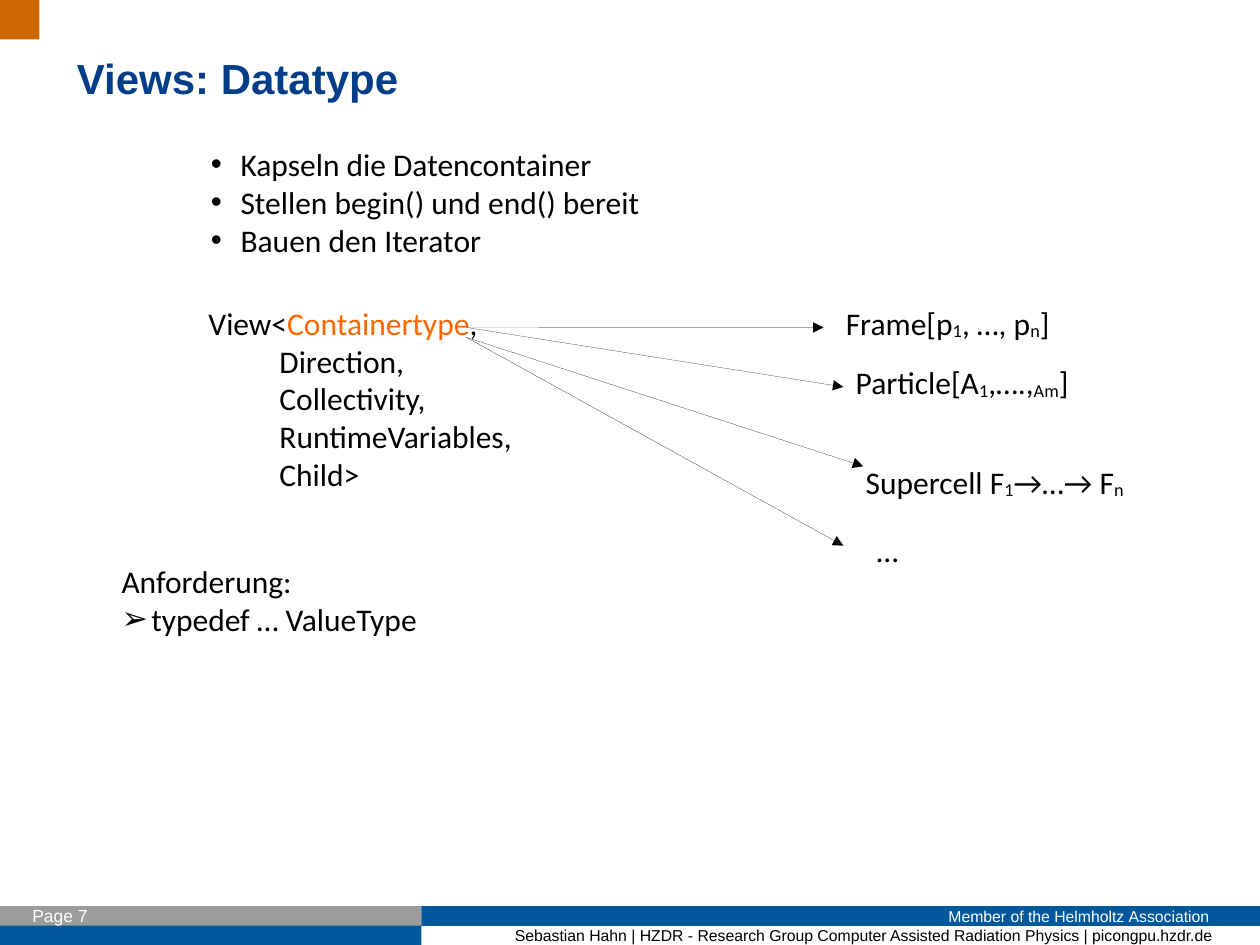
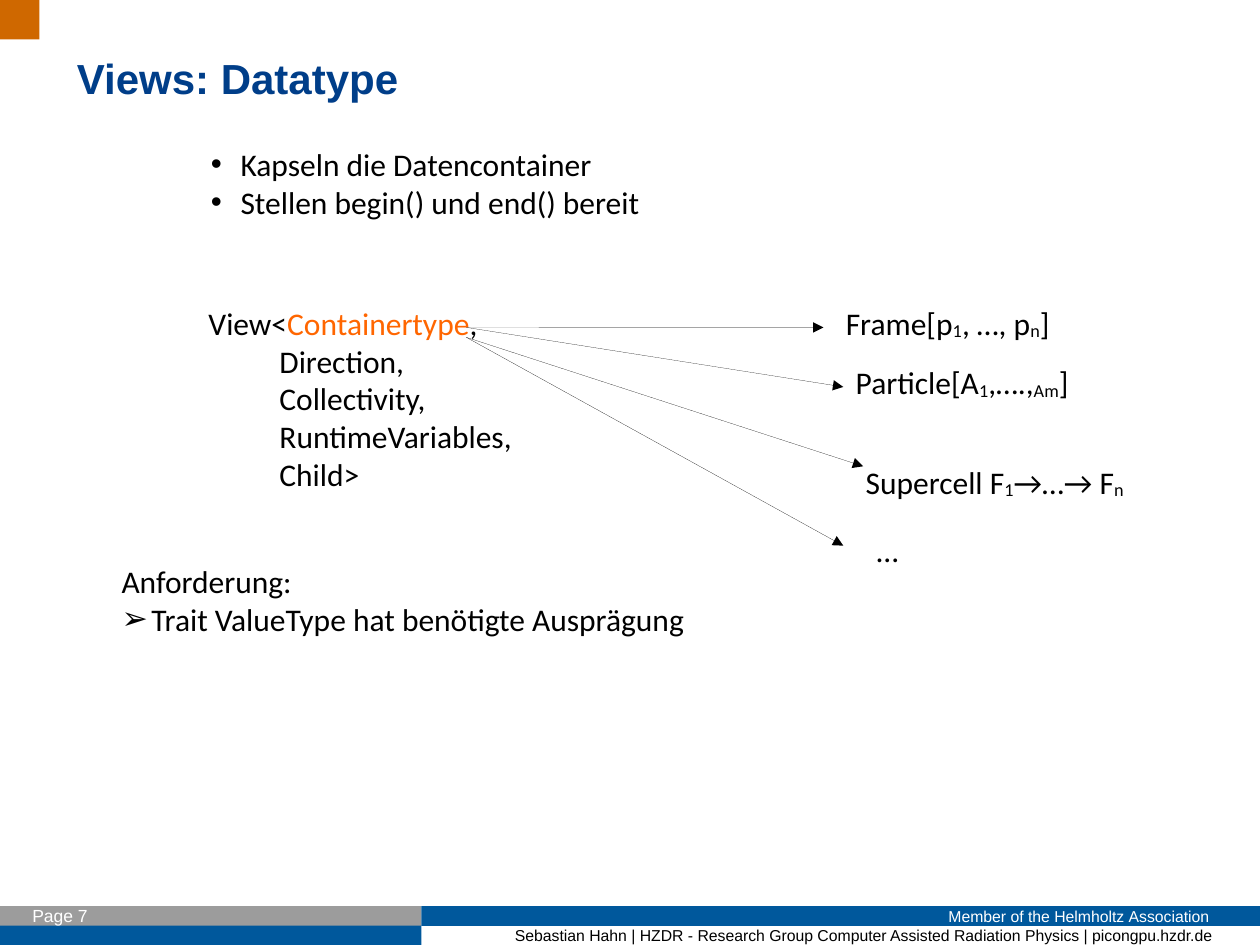
Before and after one commit to Fettpet/DeepIterator, a slide deck: slide 7 of Presi/2017_01_16_Intro.odp. Drawn at 1260x945 pixels with LibreOffice and Linux fonts; fonts in the diff are those of the drawing; background and template pictures are left out. Boxes give left, top, right and bottom in pixels: in the first picture for what was removed or moved away, otherwise in the second. Text is boxed around its words. In the diff, an @@ line names an element or a change of style, - is before the commit and + after.

Commit message:
Add presi, add trait ValueType

```diff
--- a/Presi/2017_01_16_Intro.odp
+++ b/Presi/2017_01_16_Intro.odp
@@ text at box(241, 230, 481, 253): paragraph removed @@
-• Bauen den Iterator
@@ text at box(151, 609, 684, 637): text changed @@
-➢ typedef … ValueType
+➢ Trait ValueType hat benötigte Ausprägung
```
Also in this commit, not shown: 6 other slides changed, 2 slides added, 2 slides removed, 5 other files.
